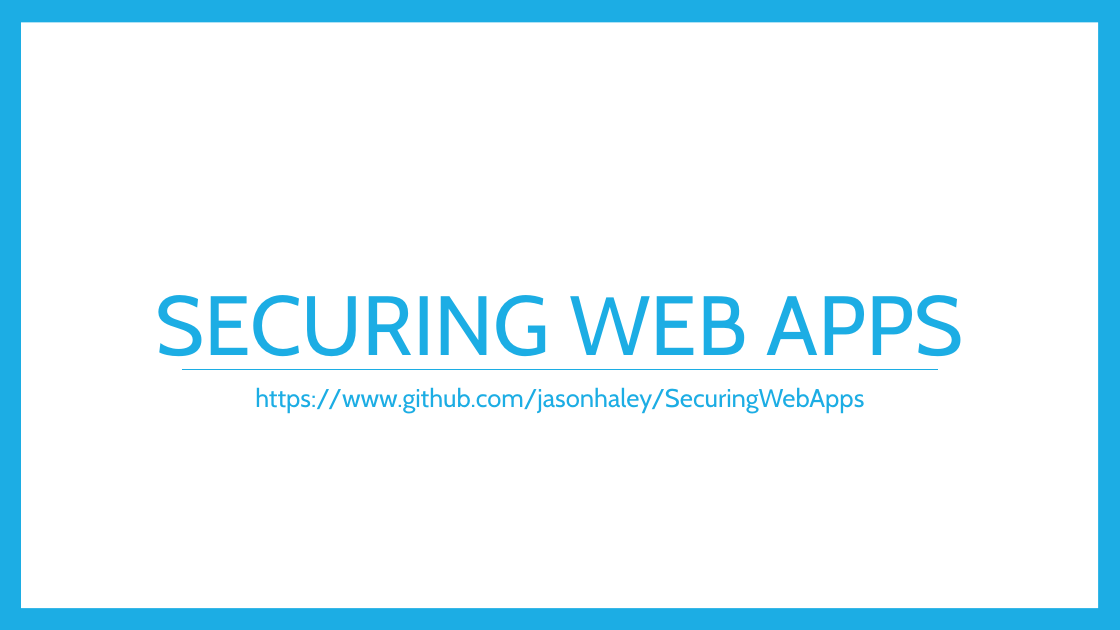
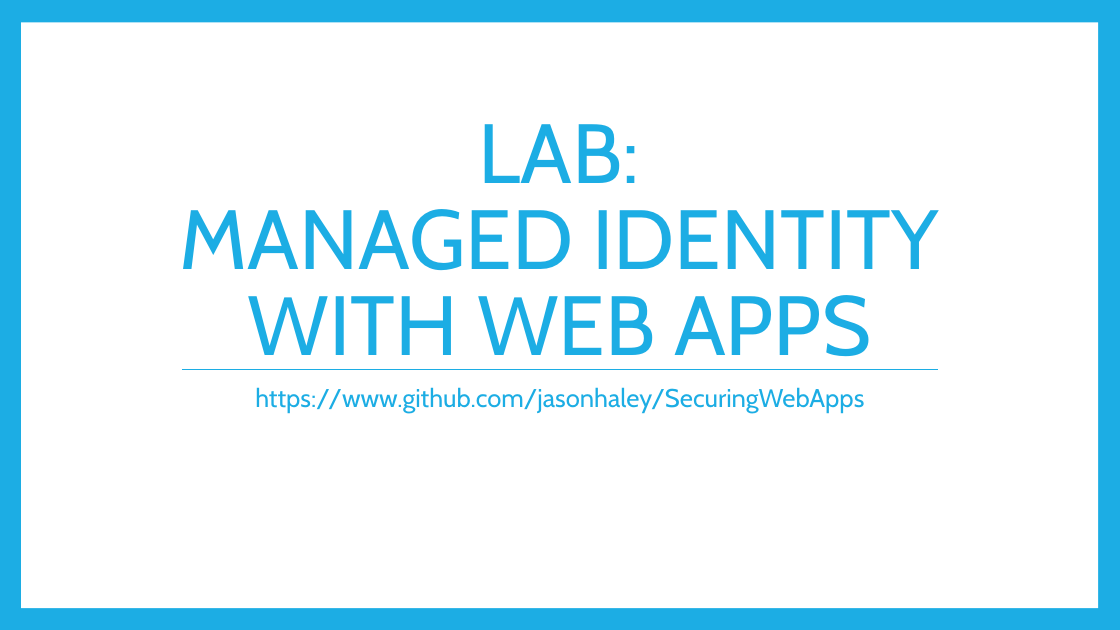
Before and after one commit to JasonHaley/SecuringWebAppsLab, a slide deck: slide 18 of presentation/GAB-AzureWebApps2019.pptx (slide 15 before the commit). Drawn at 1120x630 pixels with LibreOffice and Linux fonts; fonts in the diff are those of the drawing. Boxes give left, top, right and bottom in pixels: in the first picture for what was removed or moved away, otherwise in the second. Text is boxed around its words. In the diff, an @@ line names an element or a change of style, - is before the commit and + after.

```diff
--- a/presentation/GAB-AzureWebApps2019.pptx
+++ b/presentation/GAB-AzureWebApps2019.pptx
@@ title at bbox=[180, 124, 939, 370]: text changed @@
-SECURING WEB APPS
+LAB:
+MANAGED IDENTITY WITH WEB APPS
```
Also in this commit, not shown: 1 other slide changed, 1 slide removed, 3 other files.
